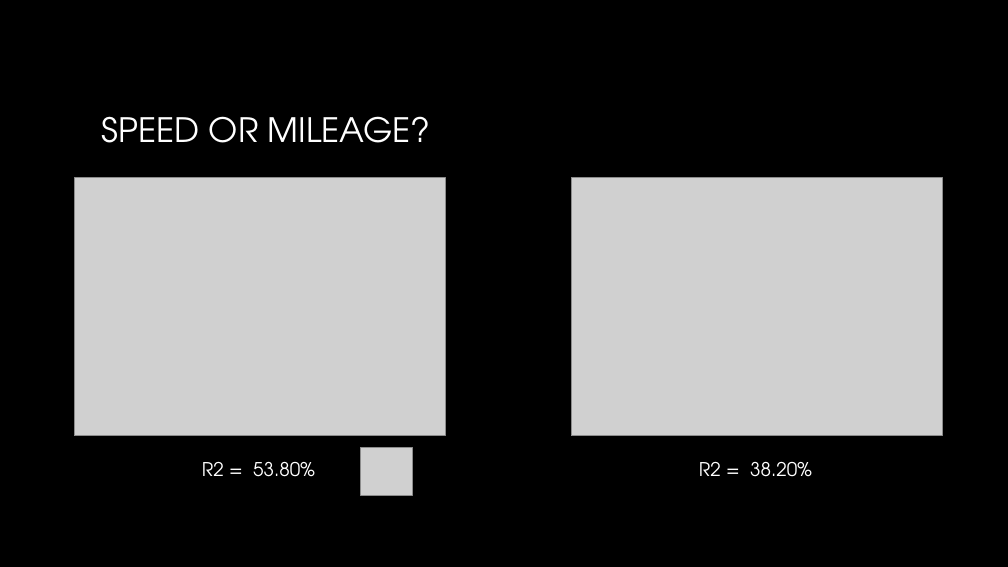
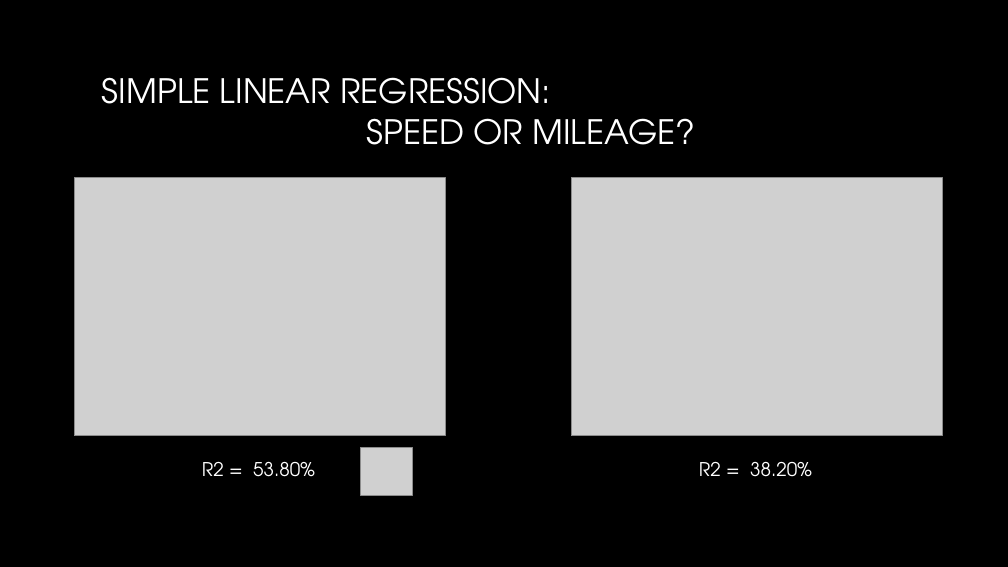
Before and after one commit to rgamerosl/capstone-project, a slide deck: slide 8 of Presentation.pptx. Drawn at 1008x567 pixels with LibreOffice and Linux fonts; fonts in the diff are those of the drawing; grey boxes stand for pictures; background and template pictures are left out. Boxes give left, top, right and bottom in pixels: in the first picture for what was removed or moved away, otherwise in the second. Text is boxed around its words. In the diff, an @@ line names an element or a change of style, - is before the commit and + after.

```diff
--- a/Presentation.pptx
+++ b/Presentation.pptx
@@ title at (x1=102, y1=77, x2=695, y2=145): text changed @@
-SPEED OR MILEAGE?
+SIMPLE LINEAR REGRESSION:
+SPEED OR MILEAGE?
```
Also in this commit, not shown: 6 other slides changed, 3 slides added, 2 slides removed.
